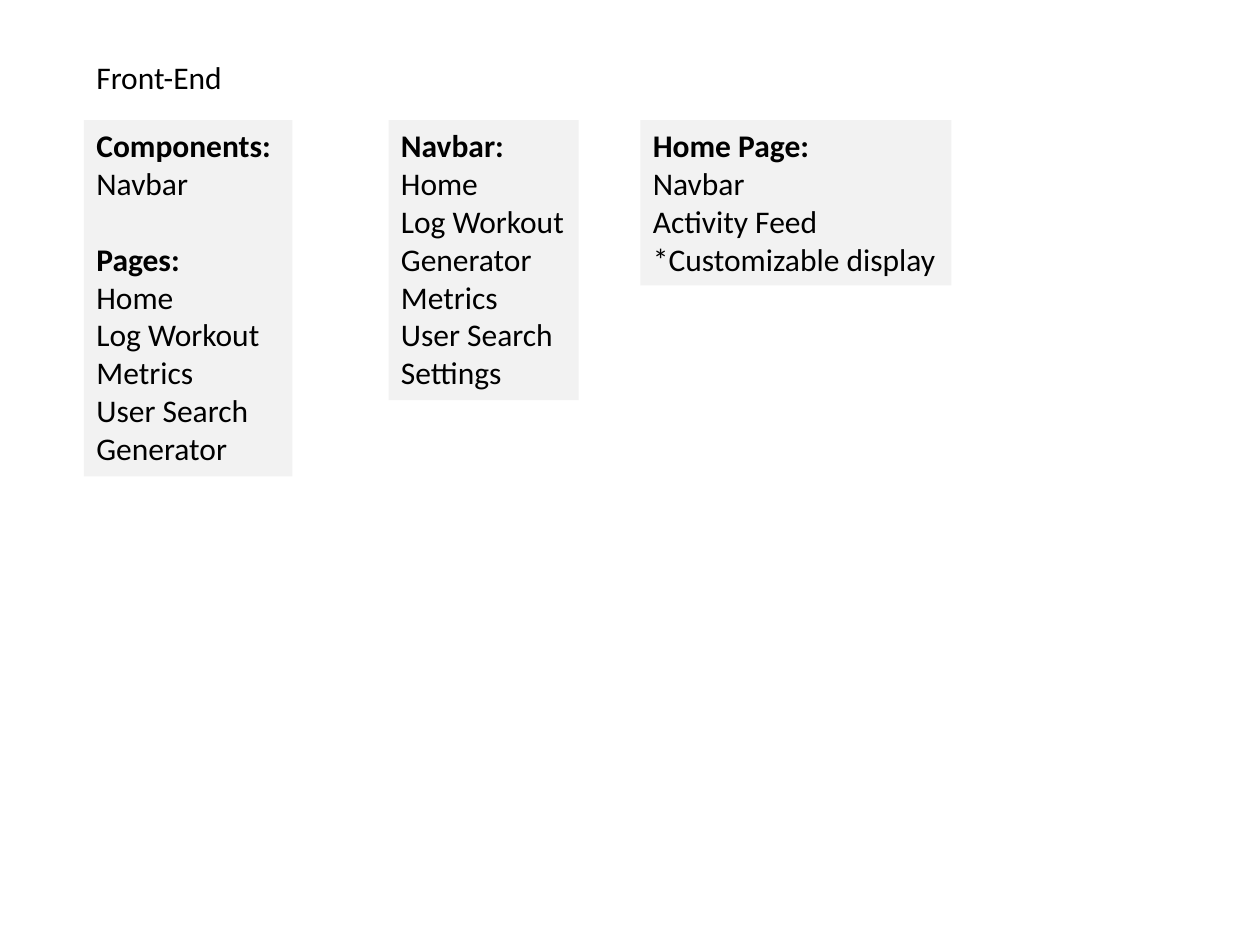
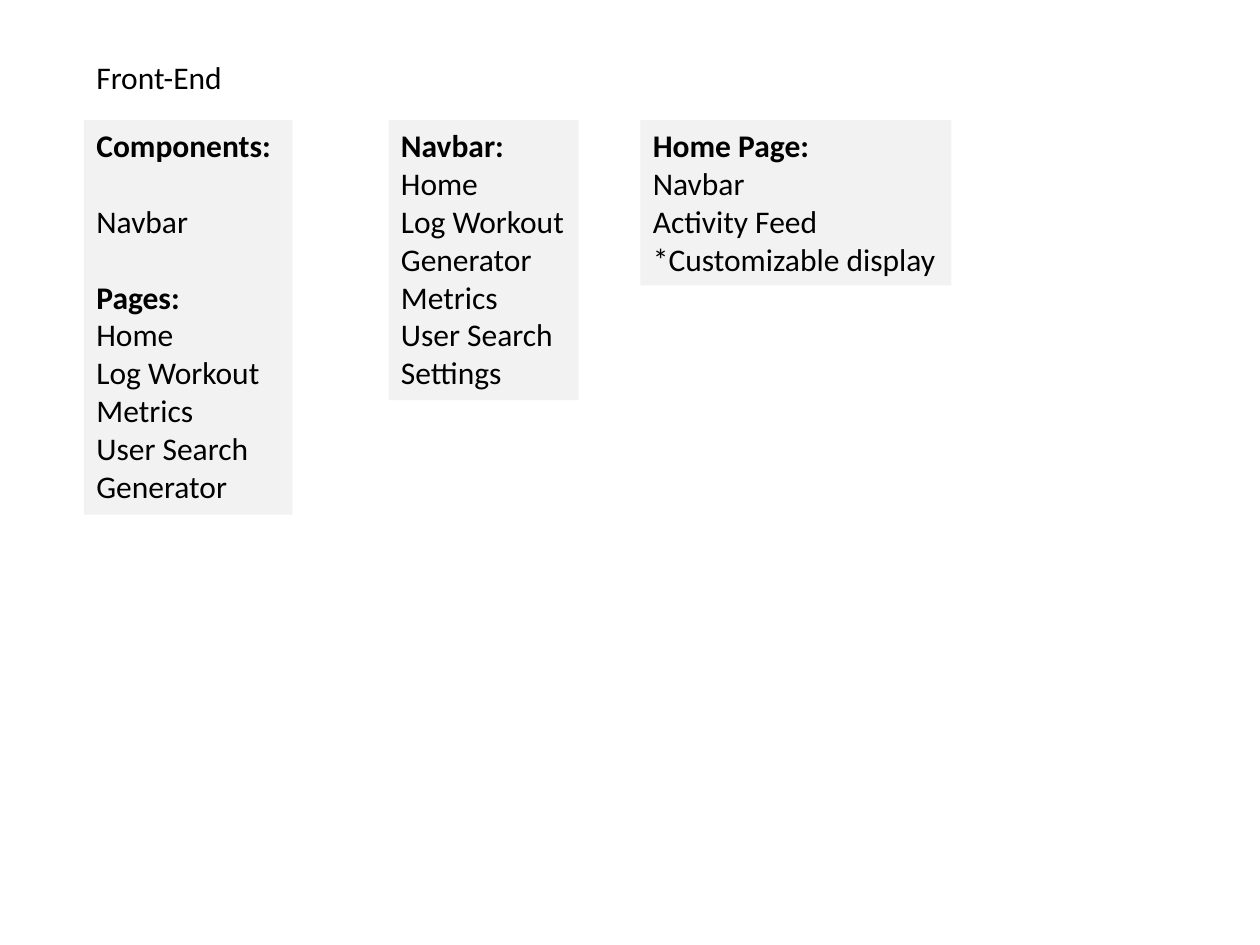
Before and after one commit to curtisyungen/outwork-1.0, a slide deck: slide 2 of Outline.pptx. Drawn at 1260x945 pixels with LibreOffice and Linux fonts; fonts in the diff are those of the drawing. Boxes give left, top, right and bottom in pixels: in the first picture for what was removed or moved away, otherwise in the second. Text is boxed around its words. In the diff, an @@ line names an element or a change of style, - is before the commit and + after.

```diff
--- a/Outline.pptx
+++ b/Outline.pptx
@@ rectangle "Components:": place and size @@
-rectangle "Components:" at box(84, 120, 292, 476)
+rectangle "Components:" at box(84, 120, 292, 514)
```
Also in this commit, not shown: 3 other slides changed, 1 slide removed.
